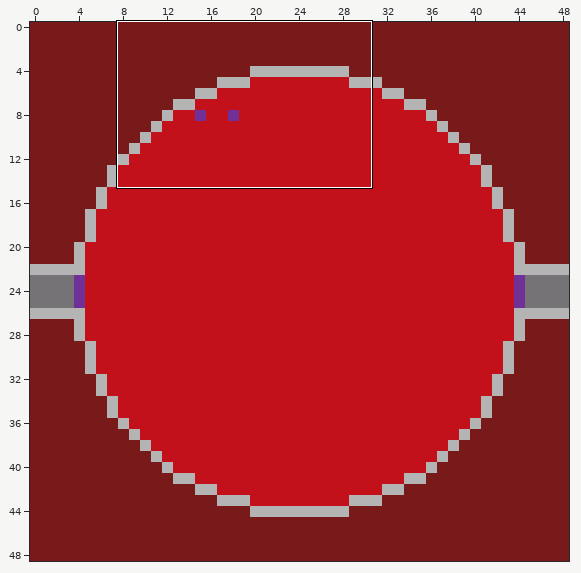
Two states of a Tiled map, novo_prototipo/Mapa/Mapas/planicie.tmx. Above: a wide view before the commit, with the close-up outlined.
Close-up. Before:
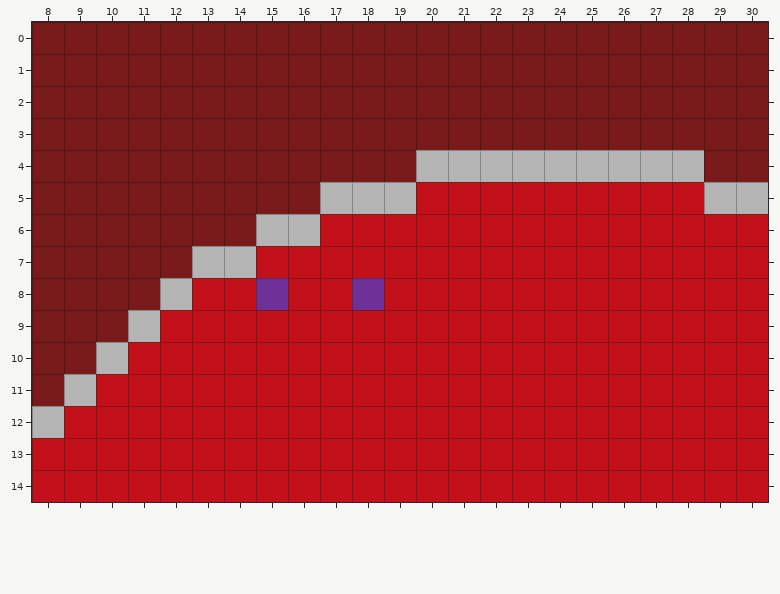
Cells are 64x64 px. Shown: x 8..30, y 0..14.
After the commit:
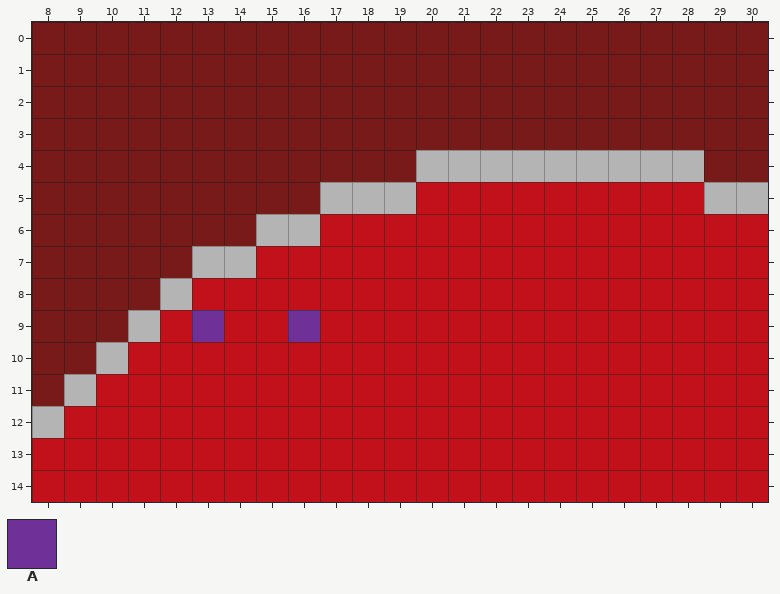
Key: from "tileset": A 6.
_ is an empty cell, . an unchanged one.
Log entry: Ajustes para deixar transporte consistente
Edits made:
--- layer "TransporteDeserto"
@@ x 13..15 @@
- 8 ..A
- 9 _..
+ 8 .._
+ 9 A..
--- layer "TransporteCaverna"
@@ x 16..18 @@
- 8 ..A
- 9 _..
+ 8 .._
+ 9 A..
